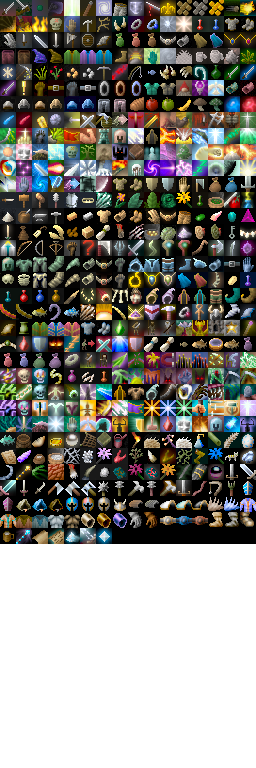
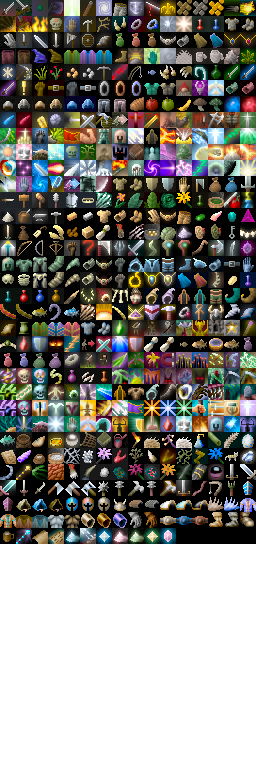
Two versions of the same layered image (256px x 768px). Layer-by-layer changes:
painted on "Background" over [164, 530, 172, 542]
painted on "shade" over [112, 528, 177, 544]
